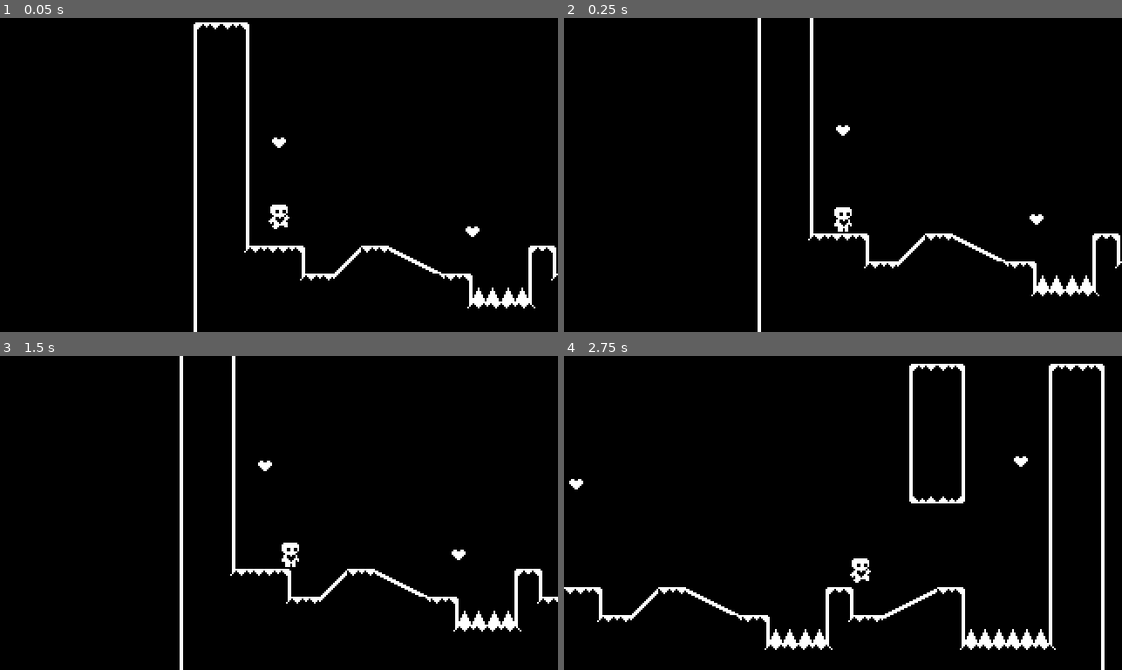
Above: before the commit, frames 1-4 (two rows, left to right).
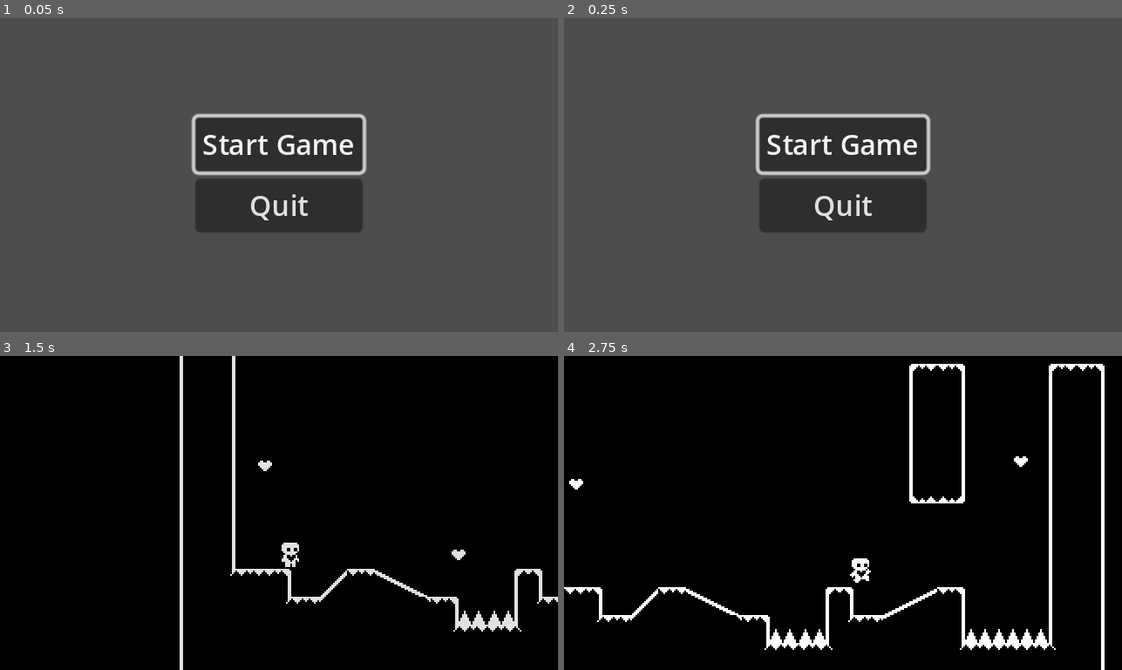
Above: after the commit, the same moments.

Repository: hione0413/heart_platformer
Game: Godot game, scene res://StartMenu/start_menu.tscn
Same seed, same stepped clock (60 frames per second), same inputs: the game is played once before the commit and once after it. Before the commit the project starts from res://Level/level_01.tscn.
Inputs (mouse positions are in pixels of both pictures, inside the frame that each line leads up to):
- Up to frame 1 (0.05 s): no input
- Up to frame 2 (0.25 s): no input
- Up to frame 3 (1.5 s): click (279, 481) at 0.5 s, where only the run after the commit has a clickable "Start Game"; hold D (move_right) from 1.28 s (still down)
- Up to frame 4 (2.75 s): keep holding D (move_right); tap Up (jump) at 1.52, 2.27 s

The runs differ from the first frame. In frame 1, 100% of the frame differs, in the area x 0-100%, y 0-100%; in frame 2, 100%; in frame 3, 2.6%; in frame 4, nothing differs.

Commit message:
Start menu

Diff:
--- a/Events/level_transition.tscn
+++ b/Events/level_transition.tscn
@@ -72,4 +72,5 @@
 anchor_bottom = 1.0
 grow_horizontal = 2
 grow_vertical = 2
+mouse_filter = 2
 color = Color(0, 0, 0, 0)
--- /dev/null
+++ b/StartMenu/start_menu.gd
@@ -0,0 +1,21 @@
+extends CenterContainer
+
+@onready var start_game_button = %StartGameButton
+@onready var quit_button = %QuitButton
+
+
+
+func _ready():
+	start_game_button.grab_focus()
+	pass
+
+
+func _on_start_game_button_pressed():
+	await LevelTransition.fade_to_black()
+	# *** Scene 변경!
+	get_tree().change_scene_to_file("res://Level/level_01.tscn")
+	LevelTransition.fade_from_black()
+
+
+func _on_quit_button_pressed():
+	get_tree().quit()
--- /dev/null
+++ b/StartMenu/start_menu.tscn
@@ -0,0 +1,28 @@
+[gd_scene load_steps=2 format=3 uid="uid://n4asprnoy8jt"]
+
+[ext_resource type="Script" path="res://StartMenu/start_menu.gd" id="1_5h35k"]
+
+[node name="StartMenu" type="CenterContainer"]
+anchors_preset = 15
+anchor_right = 1.0
+anchor_bottom = 1.0
+grow_horizontal = 2
+grow_vertical = 2
+script = ExtResource("1_5h35k")
+
+[node name="VBoxContainer" type="VBoxContainer" parent="."]
+layout_mode = 2
+
+[node name="StartGameButton" type="Button" parent="VBoxContainer"]
+unique_name_in_owner = true
+layout_mode = 2
+text = "Start Game"
+
+[node name="QuitButton" type="Button" parent="VBoxContainer"]
+unique_name_in_owner = true
+layout_mode = 2
+text = "Quit
+"
+
+[connection signal="pressed" from="VBoxContainer/StartGameButton" to="." method="_on_start_game_button_pressed"]
+[connection signal="pressed" from="VBoxContainer/QuitButton" to="." method="_on_quit_button_pressed"]
--- a/project.godot
+++ b/project.godot
@@ -11,7 +11,7 @@
 [application]
 
 config/name="Heart Platformer - Tutorial"
-run/main_scene="res://Level/level_01.tscn"
+run/main_scene="res://StartMenu/start_menu.tscn"
 config/features=PackedStringArray("4.1", "Forward Plus")
 config/icon="res://icon.svg"
 
@@ -30,6 +30,46 @@
 
 [input]
 
+ui_accept={
+"deadzone": 0.5,
+"events": [Object(InputEventKey,"resource_local_to_scene":false,"resource_name":"","device":0,"window_id":0,"alt_pressed":false,"shift_pressed":false,"ctrl_pressed":false,"meta_pressed":false,"pressed":false,"keycode":4194309,"physical_keycode":0,"key_label":0,"unicode":0,"echo":false,"script":null)
+, Object(InputEventKey,"resource_local_to_scene":false,"resource_name":"","device":0,"window_id":0,"alt_pressed":false,"shift_pressed":false,"ctrl_pressed":false,"meta_pressed":false,"pressed":false,"keycode":4194310,"physical_keycode":0,"key_label":0,"unicode":0,"echo":false,"script":null)
+, Object(InputEventKey,"resource_local_to_scene":false,"resource_name":"","device":0,"window_id":0,"alt_pressed":false,"shift_pressed":false,"ctrl_pressed":false,"meta_pressed":false,"pressed":false,"keycode":32,"physical_keycode":0,"key_label":0,"unicode":32,"echo":false,"script":null)
+, Object(InputEventKey,"resource_local_to_scene":false,"resource_name":"","device":-1,"window_id":0,"alt_pressed":false,"shift_pressed":false,"ctrl_pressed":false,"meta_pressed":false,"pressed":false,"keycode":0,"physical_keycode":74,"key_label":0,"unicode":106,"echo":false,"script":null)
+]
+}
+ui_left={
+"deadzone": 0.5,
+"events": [Object(InputEventKey,"resource_local_to_scene":false,"resource_name":"","device":0,"window_id":0,"alt_pressed":false,"shift_pressed":false,"ctrl_pressed":false,"meta_pressed":false,"pressed":false,"keycode":4194319,"physical_keycode":0,"key_label":0,"unicode":0,"echo":false,"script":null)
+, Object(InputEventJoypadButton,"resource_local_to_scene":false,"resource_name":"","device":0,"button_index":13,"pressure":0.0,"pressed":false,"script":null)
+, Object(InputEventJoypadMotion,"resource_local_to_scene":false,"resource_name":"","device":0,"axis":0,"axis_value":-1.0,"script":null)
+, Object(InputEventKey,"resource_local_to_scene":false,"resource_name":"","device":-1,"window_id":0,"alt_pressed":false,"shift_pressed":false,"ctrl_pressed":false,"meta_pressed":false,"pressed":false,"keycode":0,"physical_keycode":65,"key_label":0,"unicode":97,"echo":false,"script":null)
+]
+}
+ui_right={
+"deadzone": 0.5,
+"events": [Object(InputEventKey,"resource_local_to_scene":false,"resource_name":"","device":0,"window_id":0,"alt_pressed":false,"shift_pressed":false,"ctrl_pressed":false,"meta_pressed":false,"pressed":false,"keycode":4194321,"physical_keycode":0,"key_label":0,"unicode":0,"echo":false,"script":null)
+, Object(InputEventJoypadButton,"resource_local_to_scene":false,"resource_name":"","device":0,"button_index":14,"pressure":0.0,"pressed":false,"script":null)
+, Object(InputEventJoypadMotion,"resource_local_to_scene":false,"resource_name":"","device":0,"axis":0,"axis_value":1.0,"script":null)
+, Object(InputEventKey,"resource_local_to_scene":false,"resource_name":"","device":-1,"window_id":0,"alt_pressed":false,"shift_pressed":false,"ctrl_pressed":false,"meta_pressed":false,"pressed":false,"keycode":0,"physical_keycode":68,"key_label":0,"unicode":100,"echo":false,"script":null)
+]
+}
+ui_up={
+"deadzone": 0.5,
+"events": [Object(InputEventKey,"resource_local_to_scene":false,"resource_name":"","device":0,"window_id":0,"alt_pressed":false,"shift_pressed":false,"ctrl_pressed":false,"meta_pressed":false,"pressed":false,"keycode":4194320,"physical_keycode":0,"key_label":0,"unicode":0,"echo":false,"script":null)
+, Object(InputEventJoypadButton,"resource_local_to_scene":false,"resource_name":"","device":0,"button_index":11,"pressure":0.0,"pressed":false,"script":null)
+, Object(InputEventJoypadMotion,"resource_local_to_scene":false,"resource_name":"","device":0,"axis":1,"axis_value":-1.0,"script":null)
+, Object(InputEventKey,"resource_local_to_scene":false,"resource_name":"","device":-1,"window_id":0,"alt_pressed":false,"shift_pressed":false,"ctrl_pressed":false,"meta_pressed":false,"pressed":false,"keycode":0,"physical_keycode":87,"key_label":0,"unicode":119,"echo":false,"script":null)
+]
+}
+ui_down={
+"deadzone": 0.5,
+"events": [Object(InputEventKey,"resource_local_to_scene":false,"resource_name":"","device":0,"window_id":0,"alt_pressed":false,"shift_pressed":false,"ctrl_pressed":false,"meta_pressed":false,"pressed":false,"keycode":4194322,"physical_keycode":0,"key_label":0,"unicode":0,"echo":false,"script":null)
+, Object(InputEventJoypadButton,"resource_local_to_scene":false,"resource_name":"","device":0,"button_index":12,"pressure":0.0,"pressed":false,"script":null)
+, Object(InputEventJoypadMotion,"resource_local_to_scene":false,"resource_name":"","device":0,"axis":1,"axis_value":1.0,"script":null)
+, Object(InputEventKey,"resource_local_to_scene":false,"resource_name":"","device":-1,"window_id":0,"alt_pressed":false,"shift_pressed":false,"ctrl_pressed":false,"meta_pressed":false,"pressed":false,"keycode":0,"physical_keycode":83,"key_label":0,"unicode":115,"echo":false,"script":null)
+]
+}
 move_right={
 "deadzone": 0.5,
 "events": [Object(InputEventKey,"resource_local_to_scene":false,"resource_name":"","device":-1,"window_id":0,"alt_pressed":false,"shift_pressed":false,"ctrl_pressed":false,"meta_pressed":false,"pressed":false,"keycode":0,"physical_keycode":68,"key_label":0,"unicode":100,"echo":false,"script":null)
--- a/tscn/world.gd
+++ b/tscn/world.gd
@@ -19,6 +19,7 @@
 # 7: Autotile
 # 8: Level transitions and inherited scenes
 # 9: Controller support
+#10: Start menu
 
 func _ready():
 	RenderingServer.set_default_clear_color(Color.BLACK)
